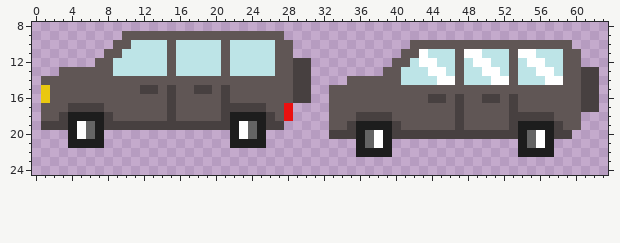
Two states of a pixel-art sprite, res/Car_6.png. Above: the version before the commit.
The file is 64x32 pixels. Colours within 5 levels of each other are drawn and written as one. Shown: x 0..63, y 8..24.
After the commit:
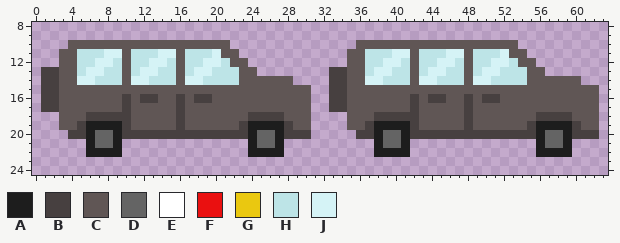
Palette (. is transparent): A #1d1d1d  B #474040  C #605655  D #646464  E #ffffff  F #ea1010  G #eac810  H #bde4e7  J #d5f3f6
Edits made:
Changed rows in their new state; - is an unchanged pixel.
first column x 1:
 9 ---------..................-----------------------------------
10 ---CCCCC--CCCC-CCCCC-.......-------CCCCCC------------......---
11 --CCHHHJJC---JJC---J-C......------CCHHHJJ-H--JJCH--J-C......--
12 --CCHHJJ-C--JJHC--JJHCC.......----CCHHJJHCHHJJHCHHJJHCC.....--
13 BB--HJJH-C-JJ-HC-JJ-H-CC......--BBCCHJJH-C-JJ-HC-JJ-H-CC......
14 BB--JJHHH-JJHHH-JJHHHH------..--BB--JJHH-CJJHHHCJJHHH-CCCC--..
15 BB---------CC-C--CC-C-------CC--BB--------------------------CC
16 BB-------B-BB-CB-BB-C-------CC--BB-------B----CB----C-------CC
17 BB-CCCC--B----CB----CCCCC--CCC--BB-------B----CB----C-------CC
18 ..CCCBB-BB----CB----CCCBB-BCCC--..-CC--BBB----CB----CCC--BB-CC
19 ..CCBA-AA-CCCCC-CCCCCCBA-AABCC--..CCB--AAB----CB----CCB--AABCC
20 ---BBADDABBBBBBBBBBBBBBADDABBB--...BBADDA------------BBADDABBB
21 ---..-DDA------------..-DDA--------..ADDA------------..ADDA---
22 -----AAAA--------------AAAA--------..--AA------------..--AA---
